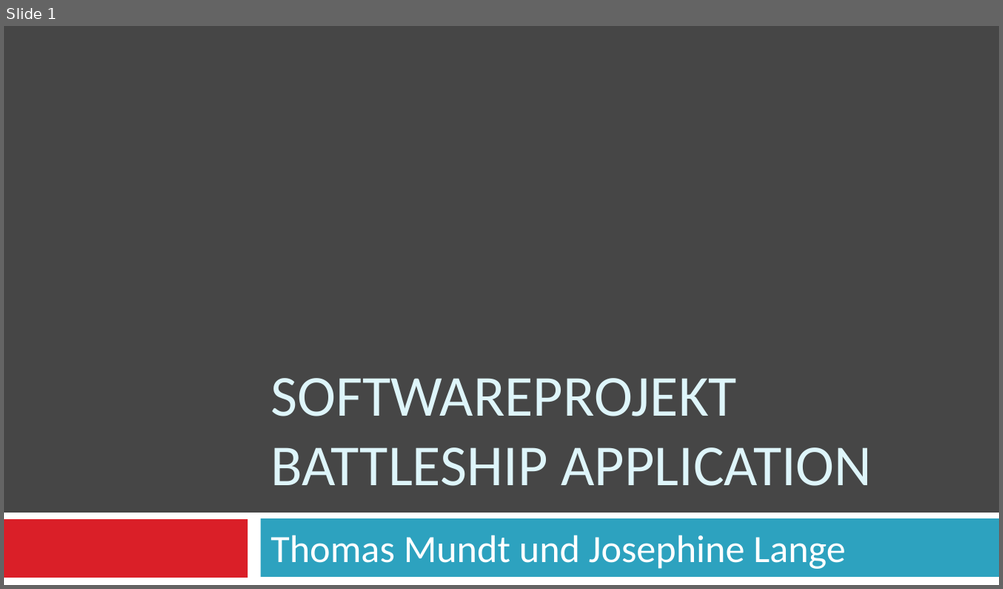
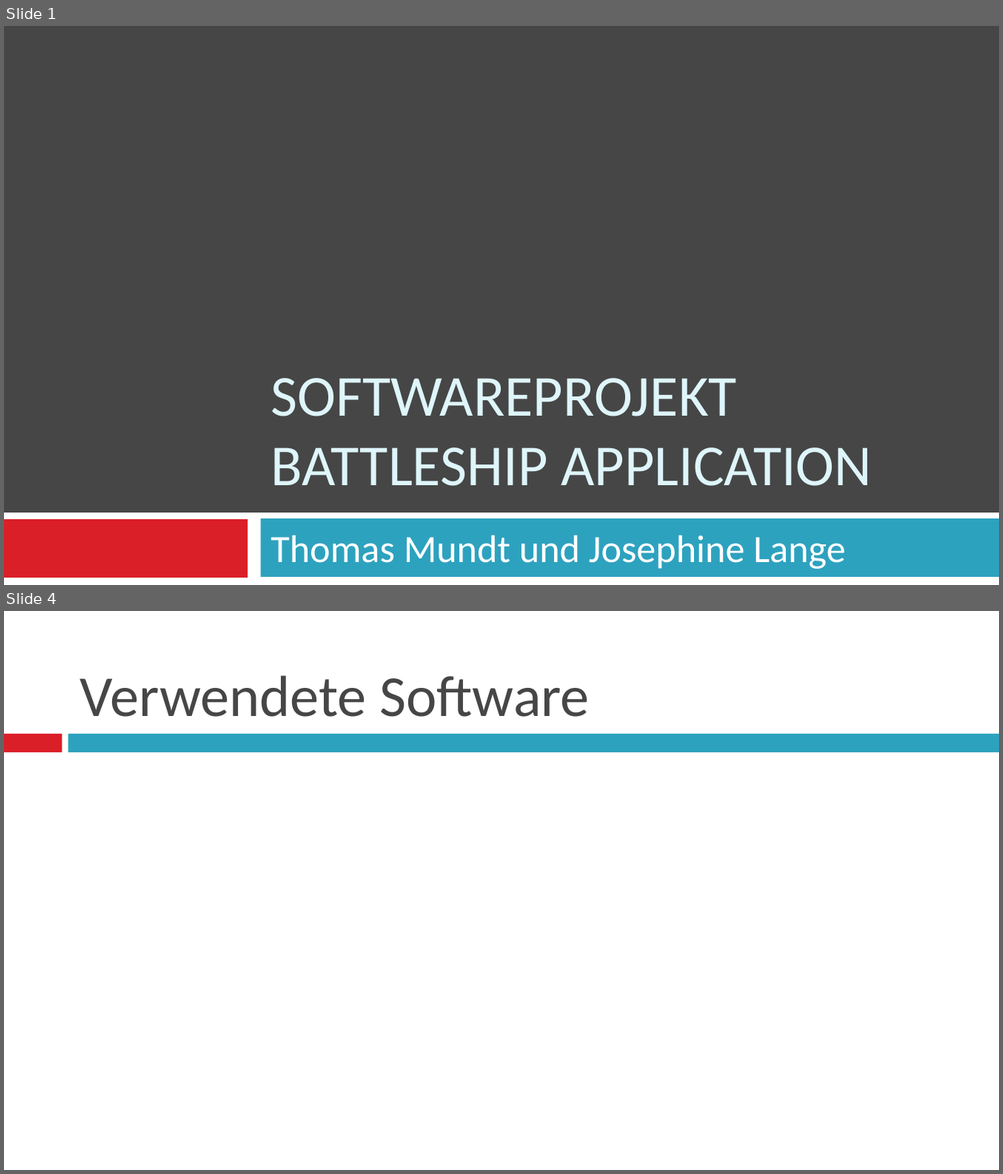
Before and after one commit to tmundt/battleship-app, a slide deck: battleship-android/Softwareprojekt_präsi.pptx. Shown one above the other, each under a label of ours: slide 1 before the commit, slides 1 and 4 after it; the slides between them are not shown. The pictures are 1003x589 and 1003x1174 pixels, drawn with LibreOffice and Linux fonts; fonts in the diff are those of the drawing. Boxes give left, top, right and bottom in pixels: in the first picture for what was removed or moved away, otherwise in the second. Text is boxed around its words. In the diff, an @@ line names an element or a change of style, - is before the commit and + after.

```diff
--- a/battleship-android/Softwareprojekt_präsi.pptx
+++ b/battleship-android/Softwareprojekt_präsi.pptx
@@ slide 4 added at (4, 611, 999, 1170), background #FFFFFF @@
@@ title added at (80, 675, 589, 717), 42 pt, text #464646 @@
+Verwendete Software
@@ rectangle added at (4, 735, 62, 753), fill #DA1F28 @@
@@ rectangle added at (68, 735, 999, 753), fill #2DA2BF @@
```
Also in this commit, not shown: 1 slide changed, 5 other slides added, 4 slides removed, 2 other files.
